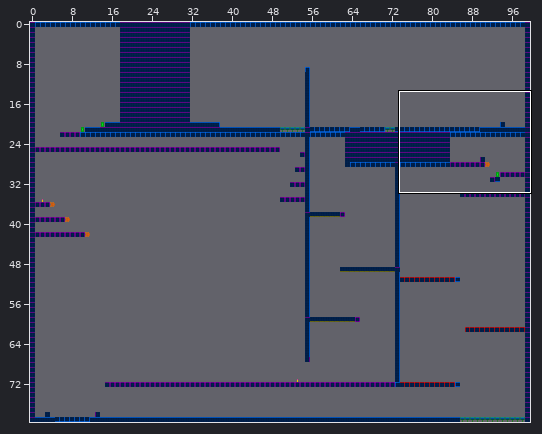
A Tiled map gets an edit: Game/data/maps/GlitchedFinal.tmx. The picture above shows the old version from afar; the outline marks the close-up.
Close-up. Before the edit:
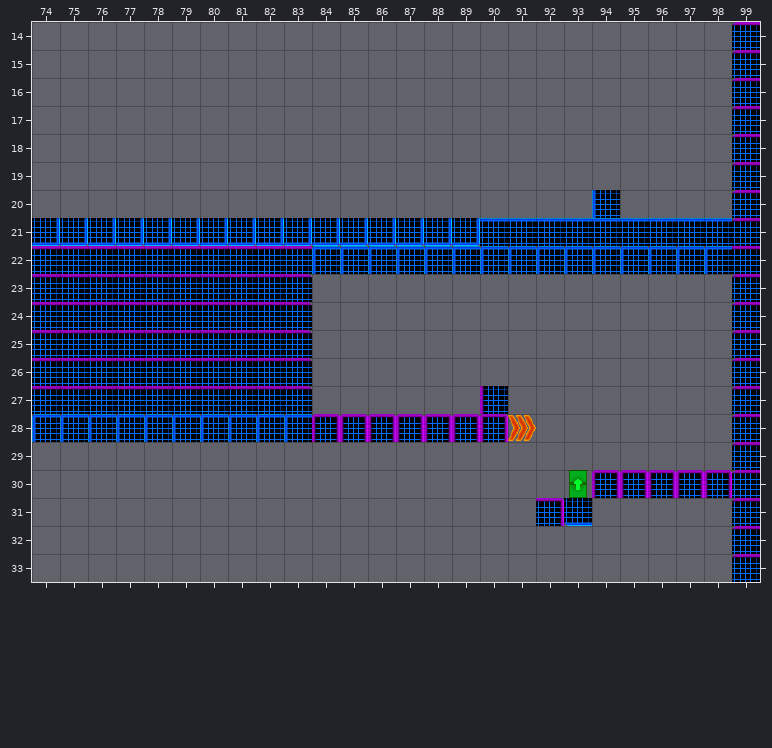
Cells are 32x32 px. Shown: x 74..99, y 14..33. The commit also changed other parts of the map, which this record leaves out.
After:
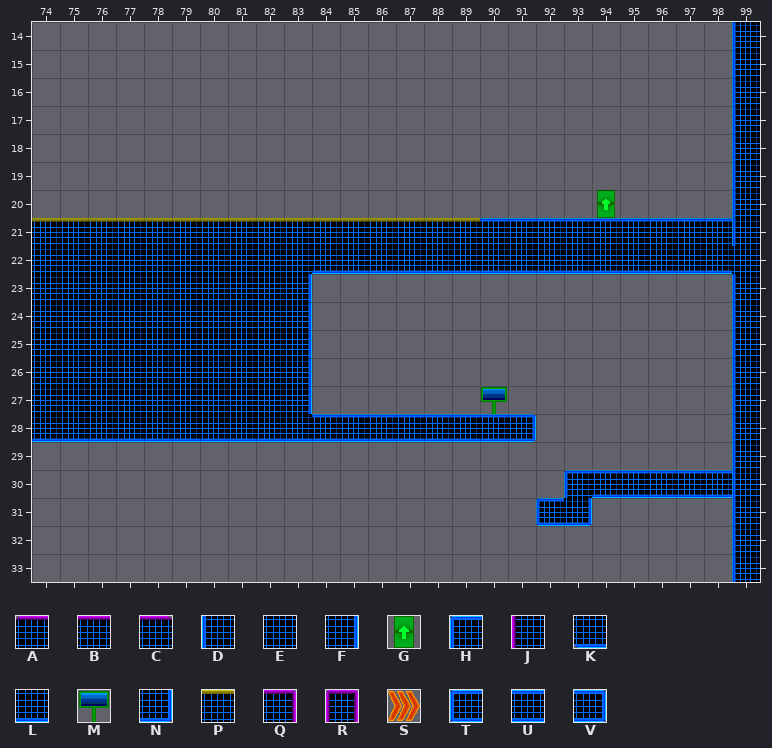
Key: from "TestTile": A 8, B 9, C 10, D 11, E 12, F 13, G 14, H 17, J 19, K 22, L 23, M 25, N 28, P 37, Q 51, R 52, S 53, T 69, U 70, V 71.
_ is an empty cell.
Tiles replaced or removed in this view: A, B, C, D, G, H, J, K, N, Q, R, S.
Changes in this commit:
Changed rows in their new state; . is an unchanged cell.
Layer "Tile Layer 1":
first column x 74:
14 .........................D
15 .........................D
16 .........................D
17 .........................D
18 .........................D
19 .........................D
20 ....................G....D
21 PPPPPPPPPPPPPPPP.........D
22 EEEEEEEEEELLLLLLLLLLLLLLLE
23 EEEEEEEEEF...............D
24 EEEEEEEEEF...............D
25 EEEEEEEEEF...............D
26 EEEEEEEEEF...............D
27 EEEEEEEEEF......M........D
28 LLLLLLLLLLUUUUUUUV.......D
29 .........................D
30 ...................HUUUUUD
31 ..................TN.....D
32 .........................D
33 .........................D
Boxes around the changes in both close-ups, in picture pixels (x1, y1, x2, y2):
changed: (32, 22, 760, 582)
